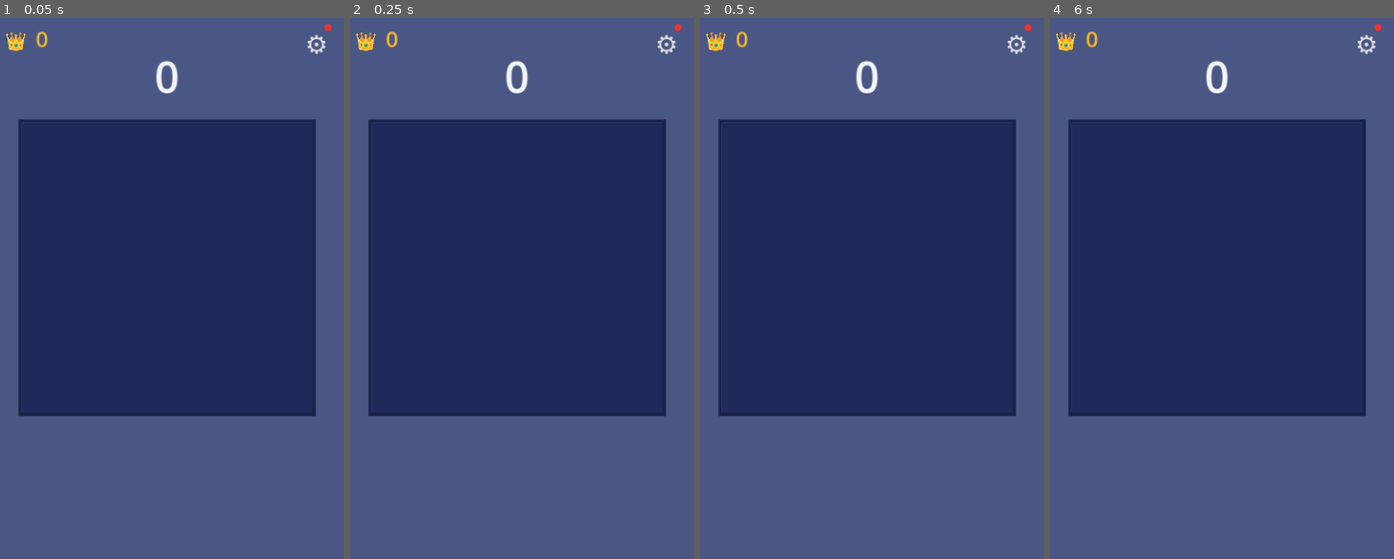
Above: before the commit, frames 1-4 (left to right).
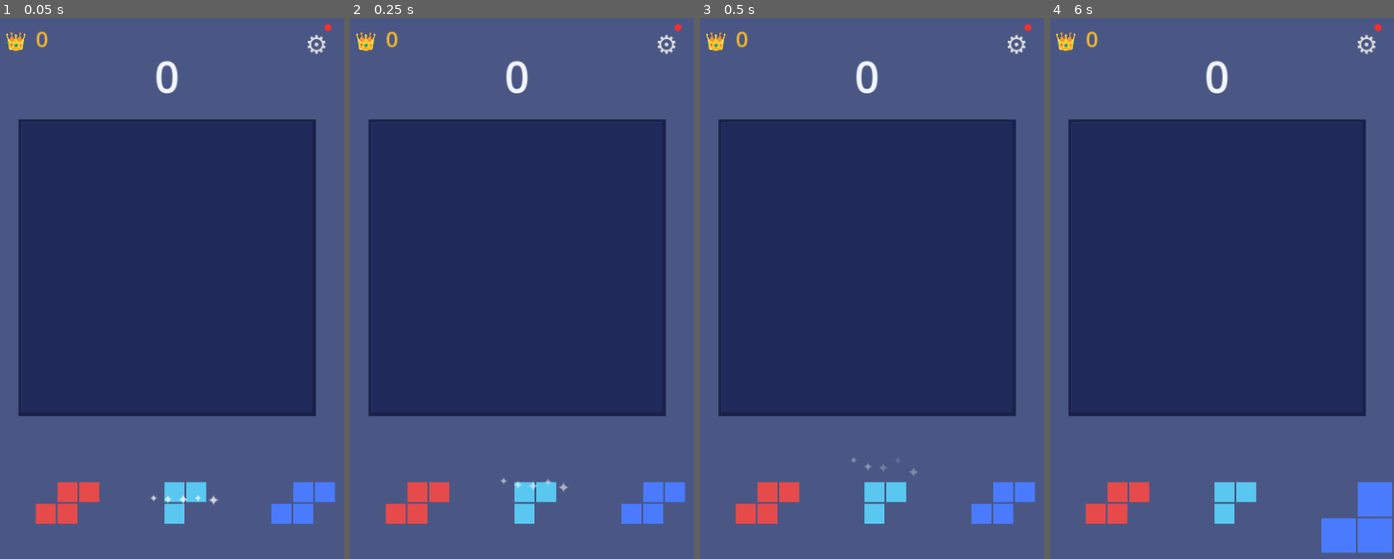
Above: after the commit, the same moments.

Repository: Singed-jj/block-blast
Game: Godot game, scene res://scenes/main.tscn
Same seed, same stepped clock (60 frames per second), same inputs: the game is played once before the commit and once after it.
Inputs (mouse positions are in pixels of both pictures, inside the frame that each line leads up to):
- Up to frame 1 (0.05 s): no input
- Up to frame 2 (0.25 s): no input
- Up to frame 3 (0.5 s): no input
- Up to frame 4 (6 s): click "⚙" at 0.5 s; click "⚙" at 1.25 s; click "⚙" at 2 s; tap Enter at 2.75, 4.25, 5.75 s; move the mouse to (1294, 331) at 2.77 s; click (1294, 331) at 2.92 s; tap Space at 3.5, 5 s; drag from (1146, 407) to (1197, 521) at 3.52 s; move the mouse to (1252, 201) at 4.27 s; click (1252, 201) at 4.42 s; drag from (1197, 521) to (1111, 256) at 5.02 s; move the mouse to (1321, 483) at 5.77 s; click (1321, 483) at 5.92 s

The runs differ from the first frame. In frame 1, 2.5% of the frame differs, in the area x 10-98%, y 85-94%; in frame 2, 2.5%; in frame 3, 2.5%; in frame 4, 3.5%, in the area x 10-100%, y 85-99%.
Error before the commit: Parse Error: Cannot infer the type of "bounding" variable because the value doesn't have a set type. (res://scenes/piece_tray.gd:41)
Error after the commit: Invalid type in function 'highlight_cells' in base 'Node2D (game_board.gd)'. The array of argument 1 (Array) does not have the same element type as the expecte…

Commit message:
fix: piece_tray.gd 타입 추론 에러 수정 — 웹 export 시 스크립트 로드 실패
Vector2 * Vector2 결과 타입을 추론하지 못해 웹 export에서
piece_tray.gd 전체가 파싱 에러로 로드 불가.
명시적 타입 선언으로 수정.

Co-Authored-By: Claude Opus 4.6 <noreply@anthropic.com>

Diff:
--- a/scenes/piece_tray.gd
+++ b/scenes/piece_tray.gd
@@ -38,7 +38,7 @@
 	var slot_width := tray_width / MAX_PIECES
 	for i in piece_list.size():
 		var piece := piece_list[i]
-		var bounding := piece.get_bounding_size() * piece.scale
+		var bounding: Vector2 = piece.get_bounding_size() * piece.scale
 		var slot_center_x := slot_width * i + slot_width * 0.5
 		piece.position = Vector2(
 			slot_center_x - bounding.x * 0.5,
